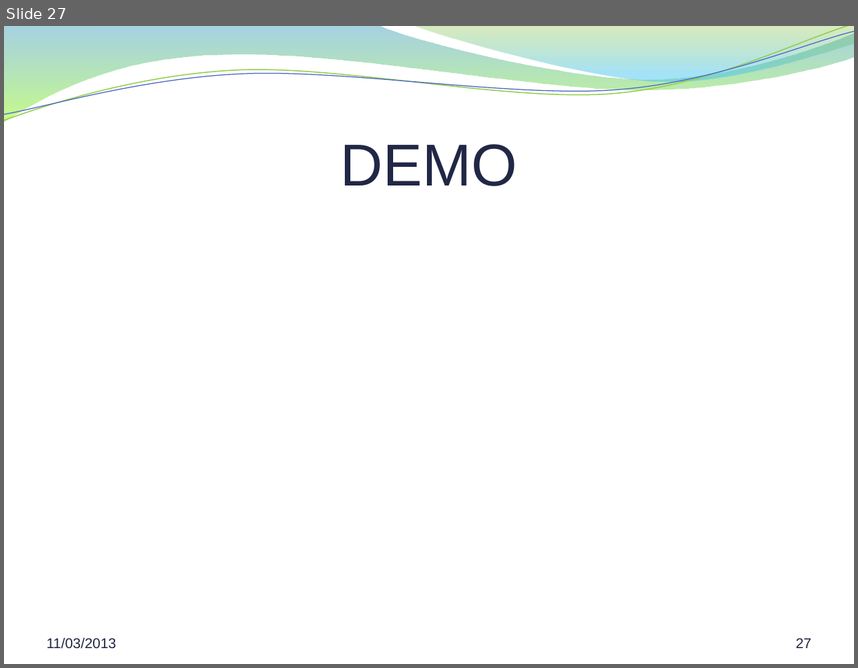
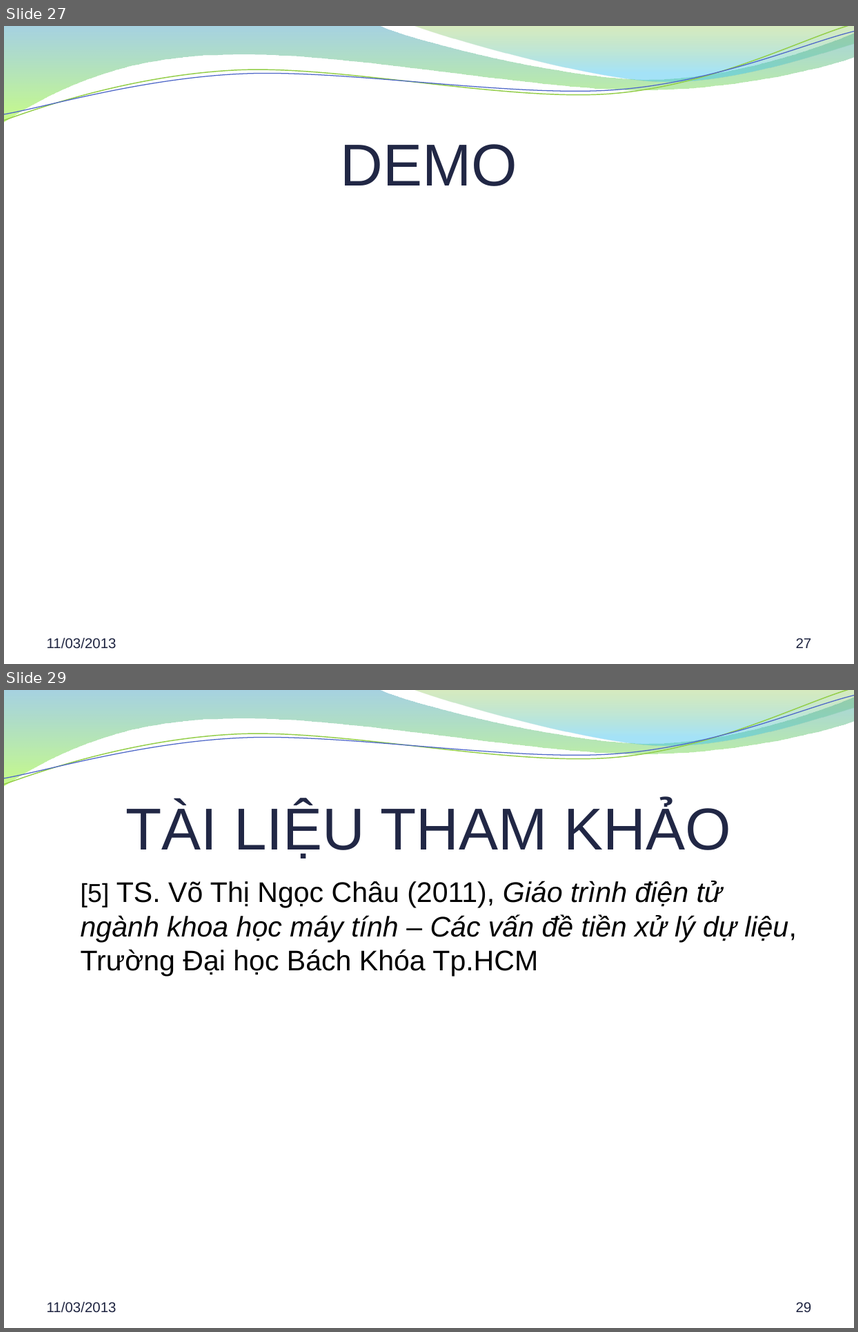
Before and after one commit to hung94it/benhvien, a slide deck: Diabetes/Documents/Report/Bao cao khoa luan.pptx. Shown one above the other, each under a label of ours: slide 27 before the commit, slides 27 and 29 after it; the slides between them are not shown. The pictures are 858x668 and 858x1332 pixels, drawn with LibreOffice and Linux fonts; fonts in the diff are those of the drawing; background and template pictures are left out. Boxes give left, top, right and bottom in pixels: in the first picture for what was removed or moved away, otherwise in the second. Text is boxed around its words. In the diff, an @@ line names an element or a change of style, - is before the commit and + after.

```diff
--- a/Diabetes/Documents/Report/Bao cao khoa luan.pptx
+++ b/Diabetes/Documents/Report/Bao cao khoa luan.pptx
@@ slide 29 added at (x1=4, y1=690, x2=854, y2=1328), background picture (left out); not listed: 4 template elements that a slide beside it also shows @@
@@ title added at (x1=126, y1=802, x2=731, y2=858), 50 pt, text #212745 @@
+TÀI LIỆU THAM KHẢO
@@ text added at (x1=81, y1=880, x2=797, y2=976), 24 pt, text #000000, italic @@
+[5] TS. Võ Thị Ngọc Châu (2011), Giáo trình điện tử ngành khoa học máy tính – Các vấn đề tiền xử lý dự liệu, Trường Đại học Bách Khóa Tp.HCM
@@ text added at (x1=47, y1=1301, x2=116, y2=1312), 12 pt, text #202542 @@
+11/03/2013
@@ page number added at (x1=796, y1=1301, x2=812, y2=1312), 12 pt, text #202542 @@
+29
```
Also in this commit, not shown: 11 slides changed, 1 other slide added, 1 other file.
